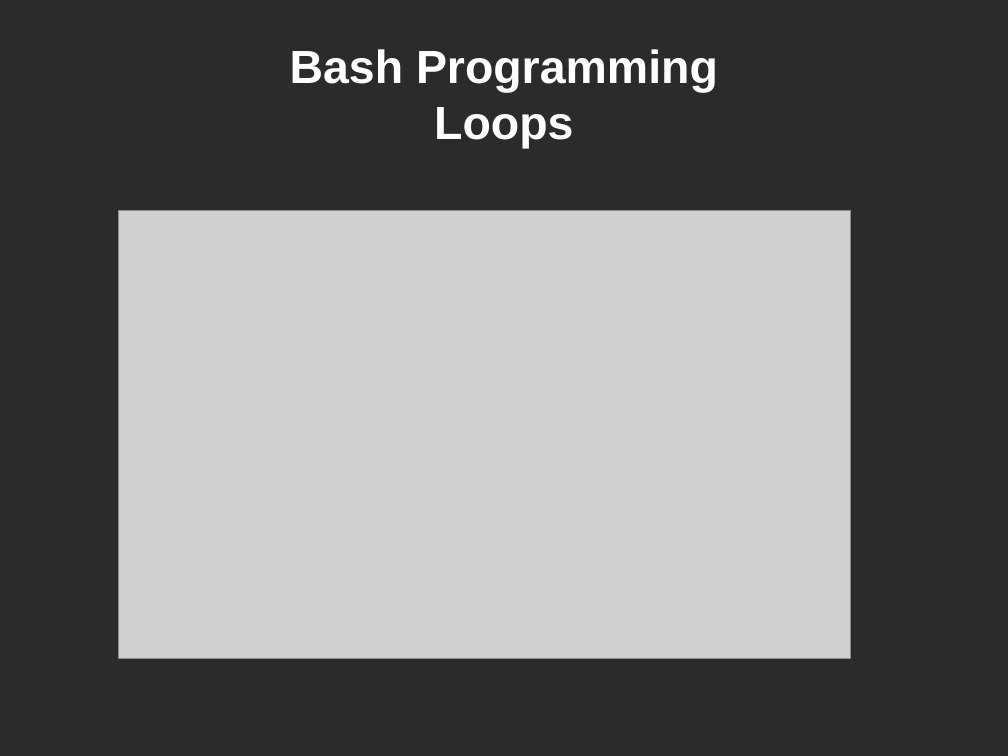
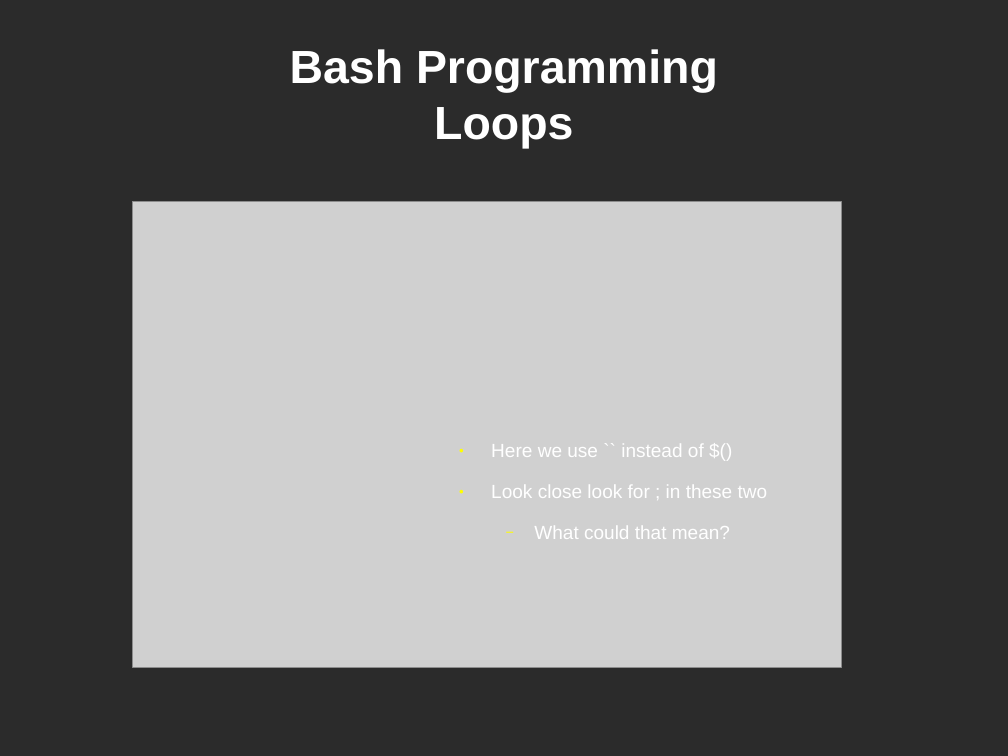
Before and after one commit to aminhjz-old/bashprogramming, a slide deck: slide 13 of bash_programming.odp. Drawn at 1008x756 pixels with LibreOffice and Linux fonts; fonts in the diff are those of the drawing; grey boxes stand for pictures; background and template pictures are left out; a plain dark background stands for a picture behind light text. Boxes give left, top, right and bottom in pixels: in the first picture for what was removed or moved away, otherwise in the second. Text is boxed around its words. In the diff, an @@ line names an element or a change of style, - is before the commit and + after.

```diff
--- a/bash_programming.odp
+++ b/bash_programming.odp
@@ picture: place and size @@
-picture at [119, 210, 851, 659]
+picture at [133, 201, 842, 668]
@@ text added at [491, 444, 768, 539], 15 pt, text #FFFFFF @@
+● Here we use `` instead of $()
+● Look close look for ; in these two
+  − What could that mean?
```
Also in this commit, not shown: 5 other slides changed, 1 slide added, 1 slide removed.
